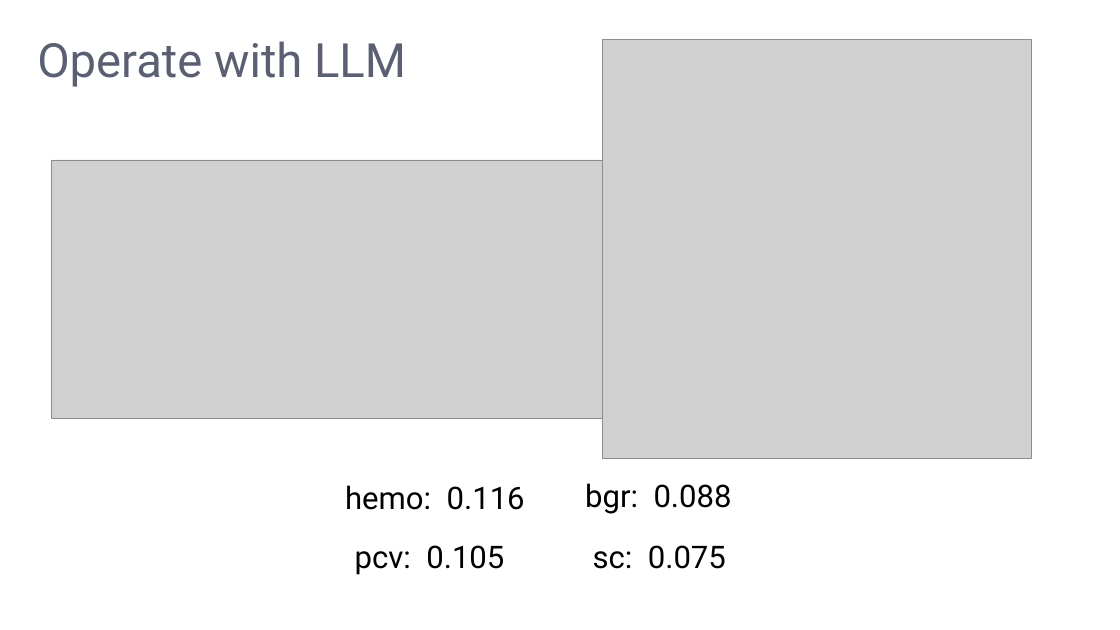
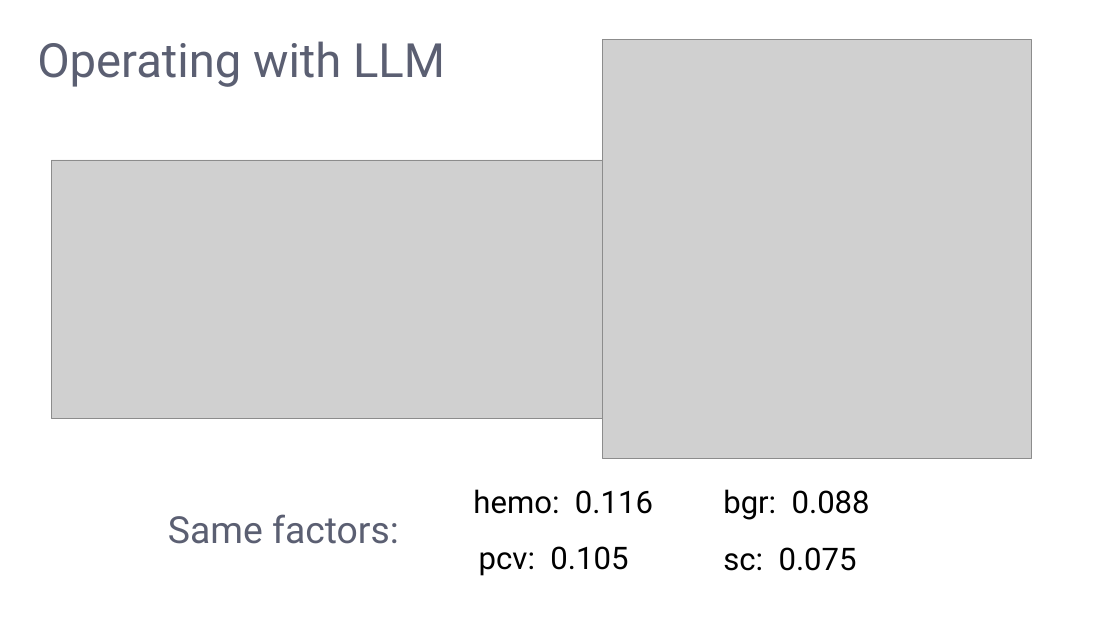
Before and after one commit to LeeMoofon0222/Vizuro_Intern, a slide deck: slide 16 of ckd_process/kidney_disease.pptx (slide 15 before the commit). Drawn at 1120x630 pixels with LibreOffice and Linux fonts; fonts in the diff are those of the drawing; grey boxes stand for pictures; background and template pictures are left out. Boxes give left, top, right and bottom in pixels: in the first picture for what was removed or moved away, otherwise in the second. Text is boxed around its words. In the diff, an @@ line names an element or a change of style, - is before the commit and + after.

```diff
--- a/ckd_process/kidney_disease.pptx
+++ b/ckd_process/kidney_disease.pptx
@@ text at (37,41,445,87): text changed @@
-Operate with LLM
+Operating with LLM
@@ text "hemo: 0.116": place and size @@
-text "hemo: 0.116" at (345,485,525,510)
+text "hemo: 0.116" at (473,489,653,514)
@@ text "bgr: 0.088": place and size @@
-text "bgr: 0.088" at (585,483,732,514)
+text "bgr: 0.088" at (723,489,870,520)
@@ text added at (168,514,399,544), 48 pt, text #5B5F72 @@
+Same factors:
@@ text "pcv: 0.105": place and size @@
-text "pcv: 0.105" at (355,545,504,575)
+text "pcv: 0.105" at (479,546,628,576)
@@ text "sc: 0.075": place and size @@
-text "sc: 0.075" at (593,545,726,569)
+text "sc: 0.075" at (723,547,857,571)
```
Also in this commit, not shown: 1 other slide changed, 4 slides removed, 14 other files.
